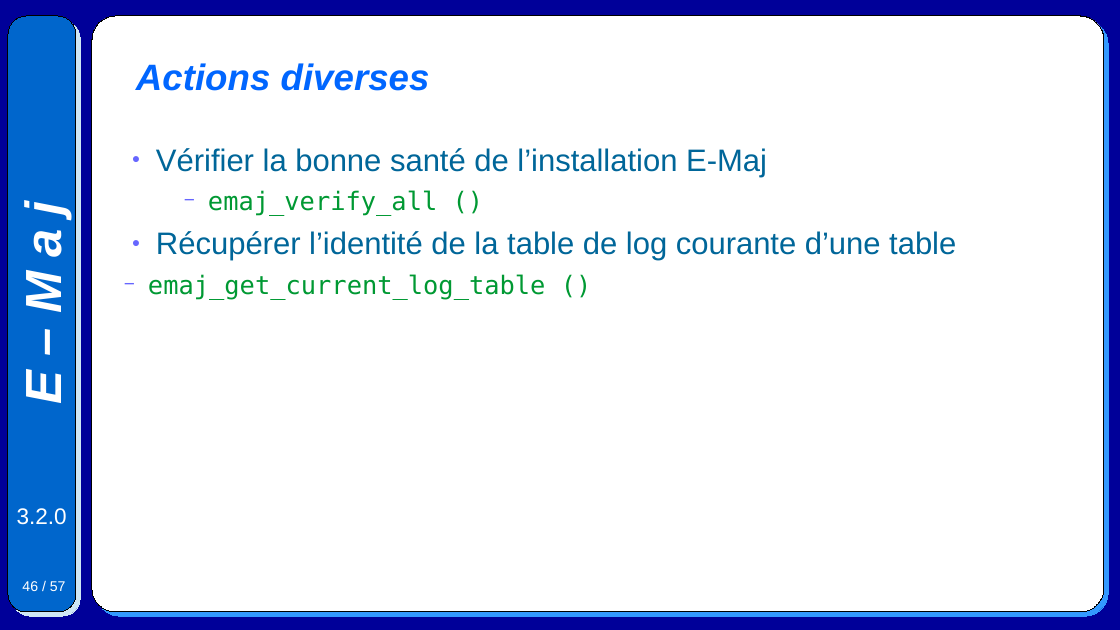
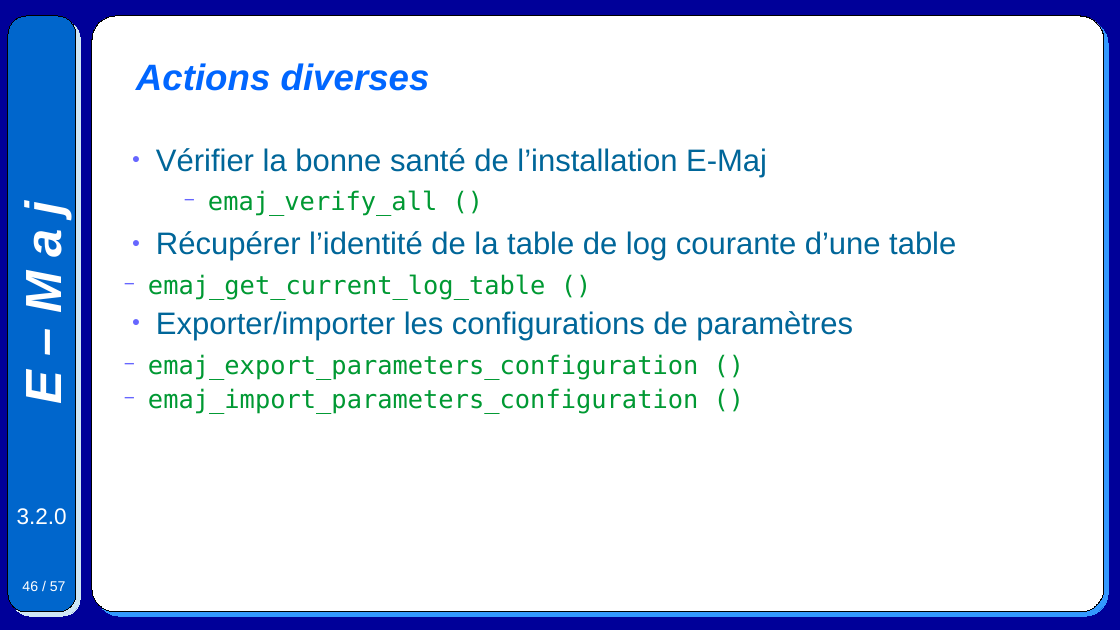
Before and after one commit to beaud76/emaj_doc, a slide deck: slide 46 of Emaj.devel_pres_fr.odp. Drawn at 1120x630 pixels with LibreOffice and Linux fonts; fonts in the diff are those of the drawing. Boxes give left, top, right and bottom in pixels: in the first picture for what was removed or moved away, otherwise in the second. Text is boxed around its words. In the diff, an @@ line names an element or a change of style, - is before the commit and + after.

```diff
--- a/Emaj.devel_pres_fr.odp
+++ b/Emaj.devel_pres_fr.odp
@@ text at box(148, 311, 853, 414): paragraphs added @@
+● Exporter/importer les configurations de paramètres
+  − emaj_export_parameters_configuration ()
+  − emaj_import_parameters_configuration ()
```
Also in this commit, not shown: 1 other slide changed, 3 other files.
